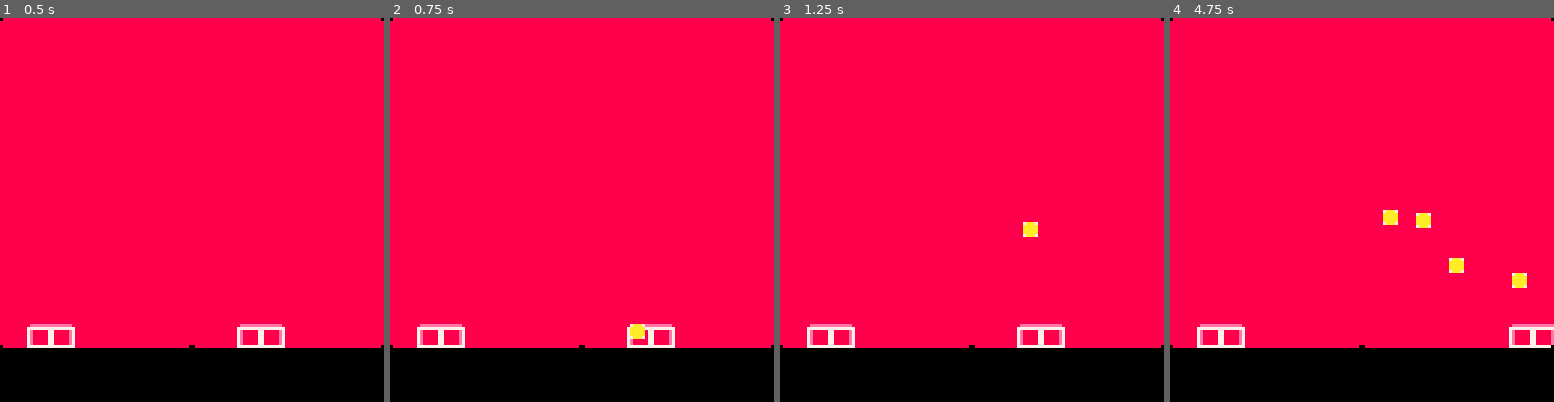
Above: before the commit, frames 1-4 (left to right).
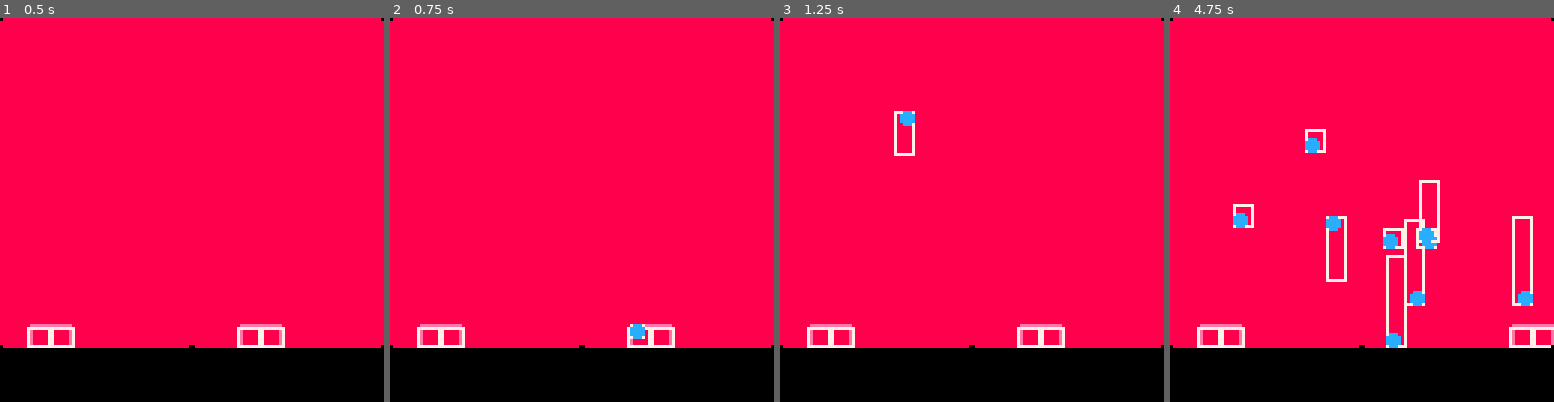
Above: after the commit, the same moments.

Repository: aylanonsense/juggle-panic
Game: PICO-8 cartridge cart-revised.p8
Two runs of this game, one before a commit and one after it. Both use one fixed random seed, a clock stepped at 60 frames per second and the inputs below.
Inputs:
- Up to frame 1 (0.5 s): no input
- Up to frame 2 (0.75 s): tap O (Z key) at 0.7 s
- Up to frame 3 (1.25 s): no input
- Up to frame 4 (4.75 s): hold Right 1.6-2.1 s; tap O (Z key) every 0.4 s from 1.7 to 4.5 s; hold Right 2.47-3.03 s; hold Left 3.08-3.58 s; hold Right 4.02-4.68 s

Frame 1 is identical in both runs. In frame 2, 0.1% of the frame differs, in the area x 62-67%, y 79-84%; in frame 3, 0.5%; in frame 4, 3.6%, in the area x 16-95%, y 28-86%.

Commit message:
Calculating ball hurtbox and doing some physics overkill to calculate bounce velocity

Diff:
--- a/cart-revised.p8
+++ b/cart-revised.p8
@@ -5,6 +5,7 @@
 function noop() end
 
 local catch_fudge=1
+local ground_y=110
 
 -- what to do next
 -- - jugglers can catch and throw balls
@@ -13,7 +14,7 @@
 -- then jugglers update
 --   1. throw
 --   2. catch
--- balls can die nows
+-- balls can die now
 
 local entities
 local balls
@@ -45,12 +46,13 @@
 			-- debug: spawn balls
 			if btnp(4,2-self.player_num) then
 				local ball=spawn_entity("ball",self.x,self.y)
-				ball:throw(4,40,50)
+				ball:throw(rnd(1000)-500,rnd(60)+20,10)
 			end
 			-- catch balls
 			self:calc_hand_hitboxes()
 			local ball
 			for ball in all(balls) do
+				-- if self.left_hand_hitbox then
 			end
 		end,
 		draw=function(self)
@@ -126,13 +128,42 @@
 		remove_from_game=function(self)
 			del(balls,self)
 		end,
+		init=function(self)
+			self:calc_hurtbox()
+			self.energy=self.vy*self.vy/2+self.gravity*(ground_y-self.y)
+		end,
 		update=function(self)
 			self.vy+=self.gravity
 			self:apply_velocity()
+			self:calc_hurtbox()
+			-- bounce off walls
+			if self.x<0 then
+				self.x=0
+				self:calc_hurtbox()
+				if self.vx<0 then
+					self.vx*=-1
+				end
+			elseif self.x>127-self.width then
+				self.x=127-self.width
+				self:calc_hurtbox()
+				if self.vx>0 then
+					self.vx*=-1
+				end
+			end
+			-- bounce off the ground
+			if self.y>ground_y-self.height then
+				self.y=ground_y-self.height
+				self:calc_hurtbox()
+				if self.vy>0 then
+					-- we do this so that balls don't lose energy over time
+					self.vy=-sqrt(2*self.energy)
+				end
+			end
 		end,
 		draw=function(self)
-			self:draw_outline(7)
-			circfill(self.x+self.width/2,self.y+self.height/2,2,10)
+			-- self:draw_outline(7)
+			rect(self.hurtbox.x+0.5,self.hurtbox.y+0.5,self.hurtbox.x+self.hurtbox.width-0.5,self.hurtbox.y+self.hurtbox.height-0.5,7)
+			circfill(self.x+self.width/2,self.y+self.height/2,2,12)
 		end,
 		throw=function(self,distance,height,duration)
 			-- let's do some fun math to calculate out the trajectory
@@ -144,6 +175,29 @@
 			self.vy*=height/duration
 			self.gravity=-self.vy*duration/n
 			self.vx=distance/duration
+			-- calculate kinetic and potential energy too
+			self.energy=self.vy*self.vy/2+self.gravity*(ground_y-self.y)
+		end,
+		calc_hurtbox=function(self)
+			self.hurtbox={
+				x=self.x,
+				y=self.y,
+				width=self.width,
+				height=self.height
+			}
+			if self.vy>0 then
+				self.hurtbox.y-=self.vy
+				self.hurtbox.height+=self.vy
+			elseif self.vy<0 then
+				self.hurtbox.height-=self.vy
+			end
+			if self.vx<0 then
+				self.hurtbox.width+=mid(0,-self.vx,2)
+			end
+			if self.vx>0 then
+				self.hurtbox.x-=mid(0,self.vx,2)
+				self.hurtbox.width+=mid(0,self.vx,2)
+			end
 		end
 	},
 	ball_spawner={}
@@ -152,12 +206,12 @@
 function _init()
 	entities={}
 	balls={}
-	spawn_entity("juggler",10,102,{
+	spawn_entity("juggler",10,ground_y-8,{
 		player_num=1,
 		min_x=0,
 		max_x=64
 	})
-	spawn_entity("juggler",80,102,{
+	spawn_entity("juggler",80,ground_y-8,{
 		player_num=2,
 		min_x=64,
 		max_x=128
@@ -215,7 +269,7 @@
 		entity:draw()
 	end)
 	-- draw the ground
-	rectfill(0,110,127,127,0)
+	rectfill(0,ground_y,127,127,0)
 	pset(0,109,0)
 	pset(127,109,0)
 	pset(63,109,0)
